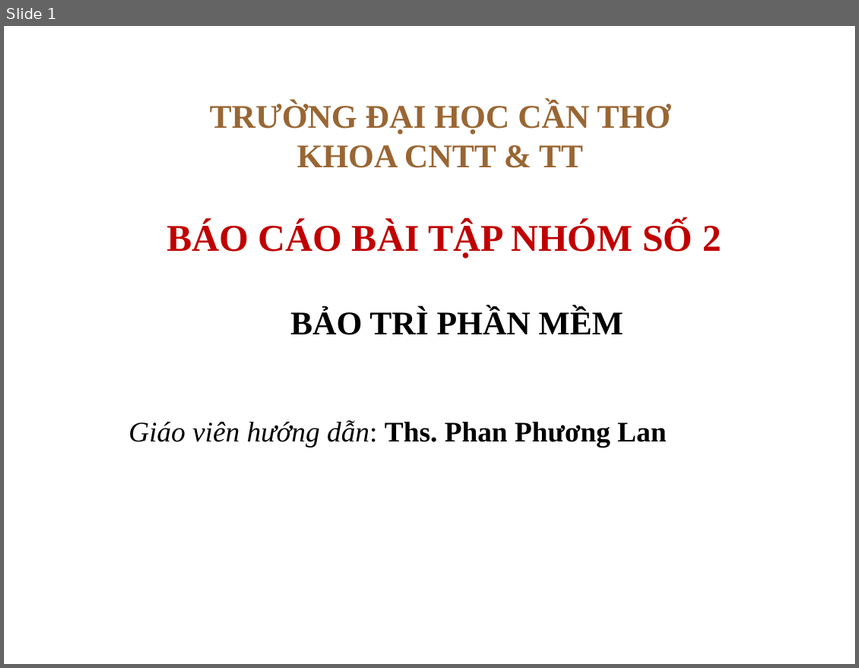
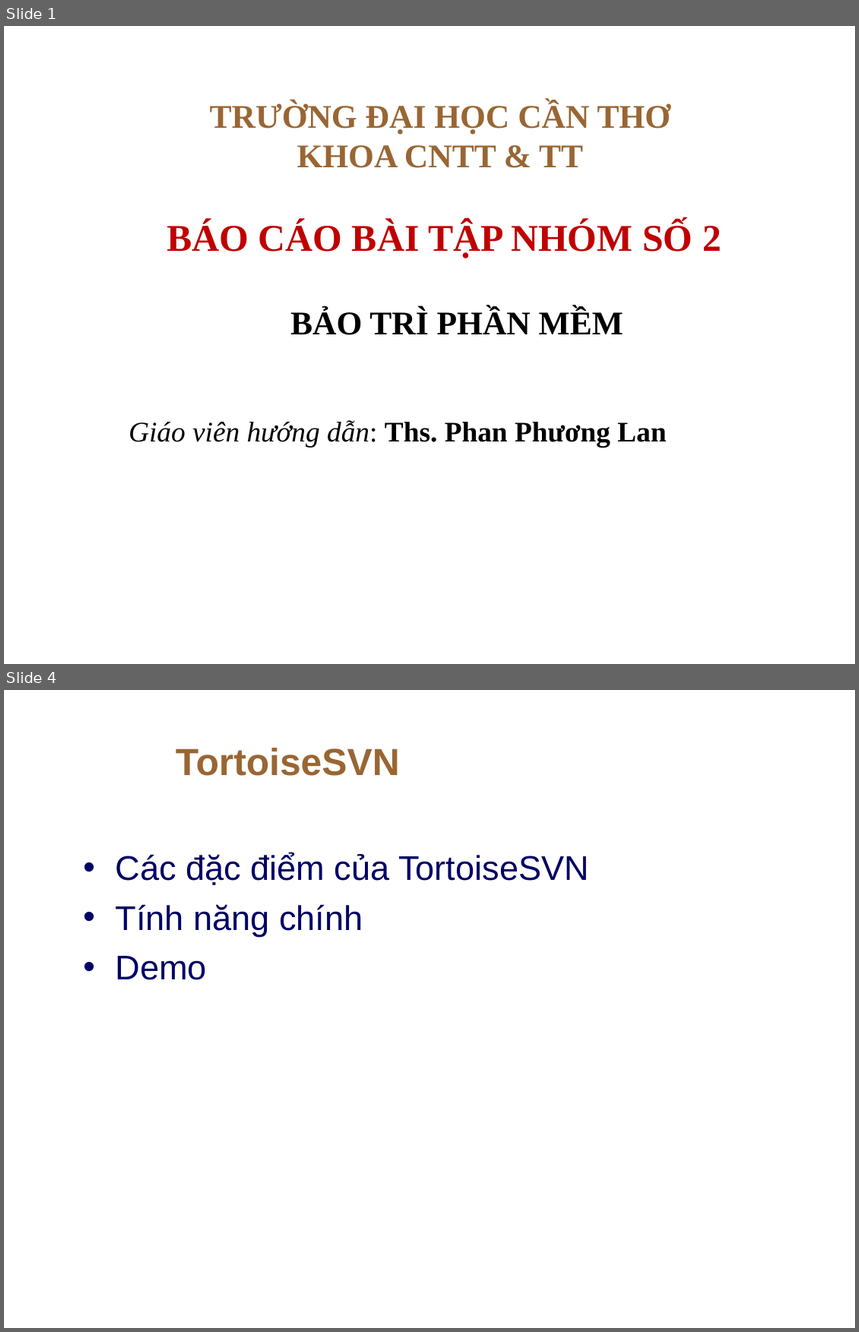
Before and after one commit to thanhphi0127/manager-configuration, a slide deck: doc/baitapso1/NHOM5_BAOCAO_BT1.ppt. Shown one above the other, each under a label of ours: slide 1 before the commit, slides 1 and 4 after it; the slides between them are not shown. The pictures are 859x668 and 859x1332 pixels, drawn with LibreOffice and Linux fonts; fonts in the diff are those of the drawing; background and template pictures are left out. Boxes give left, top, right and bottom in pixels: in the first picture for what was removed or moved away, otherwise in the second. Text is boxed around its words. In the diff, an @@ line names an element or a change of style, - is before the commit and + after.

```diff
--- a/doc/baitapso1/NHOM5_BAOCAO_BT1.ppt
+++ b/doc/baitapso1/NHOM5_BAOCAO_BT1.ppt
@@ slide 4 added at <box>4,690,855,1328</box>, background picture (left out) @@
@@ title added at <box>176,748,400,776</box>, 32 pt, text #996633, bold @@
+TortoiseSVN
@@ text added at <box>116,853,589,980</box>, 29 pt, text #000066 @@
+• Các đặc điểm của TortoiseSVN
+• Tính năng chính
+• Demo
```
Also in this commit, not shown: 2 other slides added, 2 slides removed.
